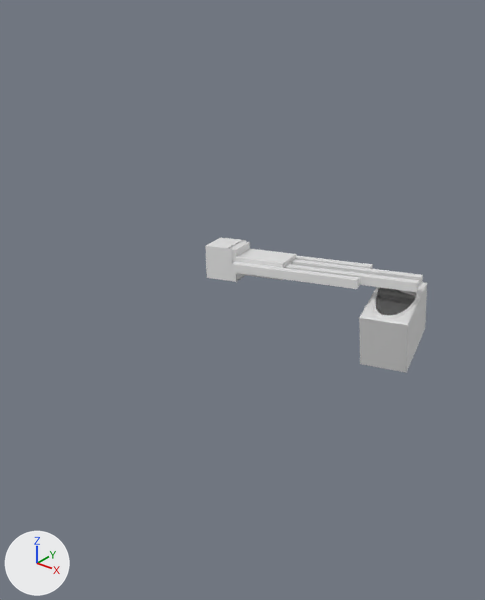
The Blender file FinalTrack/AN_trackingEnderman.blend as it was, and as the next commit left it.
Rendered twice from a 50 mm camera at (22.4, -11.1, 13.9) aimed at (-1.4, 18.6, -4.6). Arrows for +X, +Y and +Z are at lower left; the lights stay in place. The older version comes first. Mesh edges are drawn as thin lines on the coarser meshes.

Script lines for the objects in view, before the commit:
```python
ob_enderman = bpy.data.objects.new('enderman', None)
ob_enderman.location = (8.26, 17.9, -5.28)
ob_enderman.rotation_euler = (1.407, -1.925, -1.192)  # degrees (81, -110, -68)
ob_enderman.scale = (1.6, 1.6, 1.6)
ob_enderman.instance_type = 'COLLECTION'
ob_enderman.instance_collection = col_enderman
ob_microwave = bpy.data.objects.new('microwave', None)
ob_microwave.location = (8.26, 17.9, -5.28)
ob_microwave.rotation_euler = (1.407, -1.925, -1.192)  # degrees (81, -110, -68)
ob_microwave.scale = (1.6, 1.6, 1.6)
ob_microwave.instance_type = 'COLLECTION'
ob_microwave.instance_collection = col_microwave
```
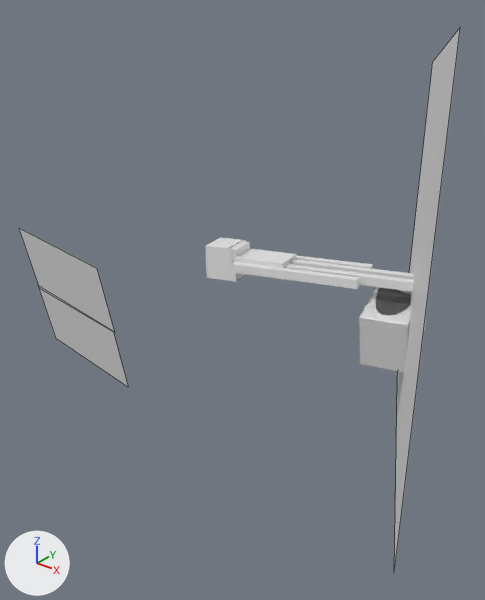
What changed in the scene script:
```text
Add mat_test_001:
    mat_test_001 = principled_material('TEST.001')
    mat_test_001.base_color = (0.8, 0.8, 0.8)  # white #e7e7e7
Add me_plane_003:
    me_plane_003.from_pydata([(2.56, 1.4, 0.01), (-2.55, 1.4, 0.01), (2.56, -1.48, 0.01), (-2.55, -1.48, 0.01)], [], [(0, 1, 3, 2)])
Add me_plane_001:
    me_plane_001.from_pydata([(-1.0, -1.0, 0.0), (1.0, -1.0, 0.0), (-1.0, 1.0, 0.0), (1.0, 1.0, 0.0)], [], [(0, 1, 3, 2)])
    me_plane_001.materials.append(mat_test_001)  # white #e7e7e7
Add ob_wallmask:
    ob_wallmask = bpy.data.objects.new('wallMask', me_plane_003)
    ob_wallmask.location = (0.43, 4.47, 2.36)
    ob_wallmask.rotation_euler = (1.771, 0.0431, -0.0796)  # degrees (101, 2.5, -4.6)
    ob_wallmask.scale = (1.1, 1.1, 1.1)
Add ob_doormask:
    ob_doormask = bpy.data.objects.new('doorMask', me_plane_003.copy())
    ob_doormask.location = (0.25, 5.1, -0.65)
    ob_doormask.rotation_euler = (1.771, 0.0558, -0.077)  # degrees (101, 3.2, -4.4)
    ob_doormask.scale = (1.1, 1.1, 1.1)
Add ob_shadowcatcher:
    ob_shadowcatcher = bpy.data.objects.new('ShadowCatcher', me_plane_001)
    ob_shadowcatcher.location = (6.54, 26.46, -2.84)
    ob_shadowcatcher.rotation_euler = (1.571, -1.728, -1.122)  # degrees (90, -99, -64)
    ob_shadowcatcher.scale = (12.9, 12.9, 12.9)
```

Pixel boxes (x1, y1, x2, y2) of what changed, in the pictures (485 x 600 px):
'ShadowCatcher', added: after (394, 28, 460, 572)
'wallMask', added: after (19, 229, 115, 333)
'doorMask', added: after (38, 286, 128, 387)
